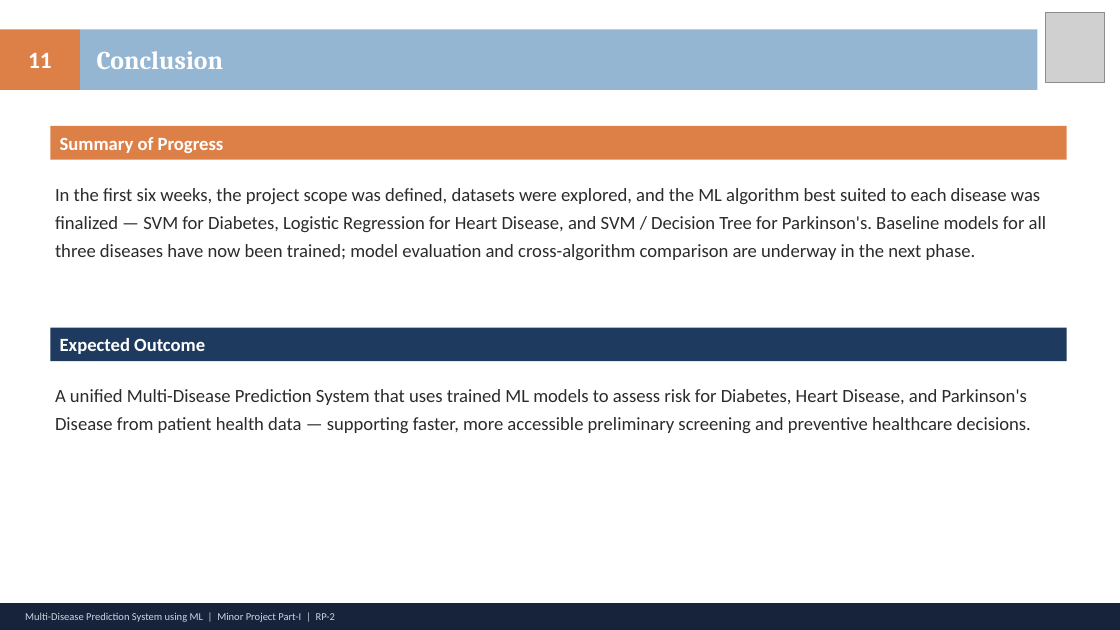
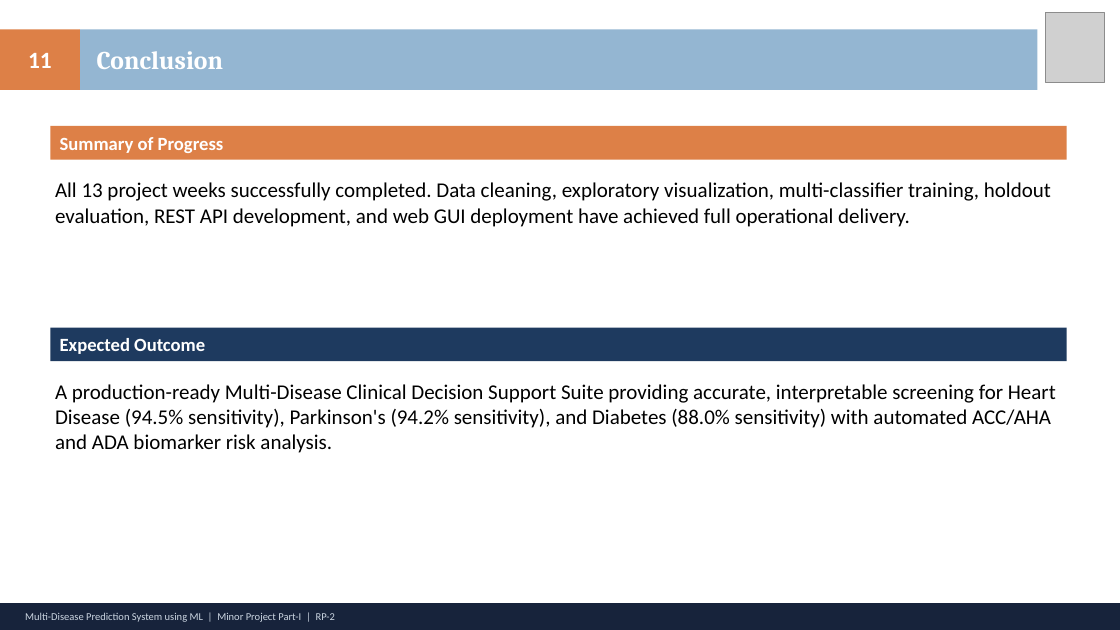
Before and after one commit to Lakshya-Asati/Minor-Project-1, a slide deck: slide 11 of panel-1.pptx. Drawn at 1120x630 pixels with LibreOffice and Linux fonts; fonts in the diff are those of the drawing; grey boxes stand for pictures. Boxes give left, top, right and bottom in pixels: in the first picture for what was removed or moved away, otherwise in the second. Text is boxed around its words. In the diff, an @@ line names an element or a change of style, - is before the commit and + after.

```diff
--- a/panel-1.pptx
+++ b/panel-1.pptx
@@ text at (55,182,1051,227): text changed; size 16 to 18 pt; text colour #2B2B2B to #000000 @@
-In the first six weeks, the project scope was defined, datasets were explored, and the ML algorithm best suited to each disease was finalized — SVM for Diabetes, Logistic Regression for Heart Disease, and SVM / Decision Tree for Parkinson's. Baseline models for all three diseases have now been trained; model evaluation and cross-algorithm comparison are underway in the next phase.
+All 13 project weeks successfully completed. Data cleaning, exploratory visualization, multi-classifier training, holdout evaluation, REST API development, and web GUI deployment have achieved full operational delivery.
@@ text at (55,384,1056,453): text changed; size 16 to 18 pt; text colour #2B2B2B to #000000 @@
-A unified Multi-Disease Prediction System that uses trained ML models to assess risk for Diabetes, Heart Disease, and Parkinson's Disease from patient health data — supporting faster, more accessible preliminary screening and preventive healthcare decisions.
+A production-ready Multi-Disease Clinical Decision Support Suite providing accurate, interpretable screening for Heart Disease (94.5% sensitivity), Parkinson's (94.2% sensitivity), and Diabetes (88.0% sensitivity) with automated ACC/AHA and ADA biomarker risk analysis.
```
Also in this commit, not shown: 2 other slides changed, 14 other files.
